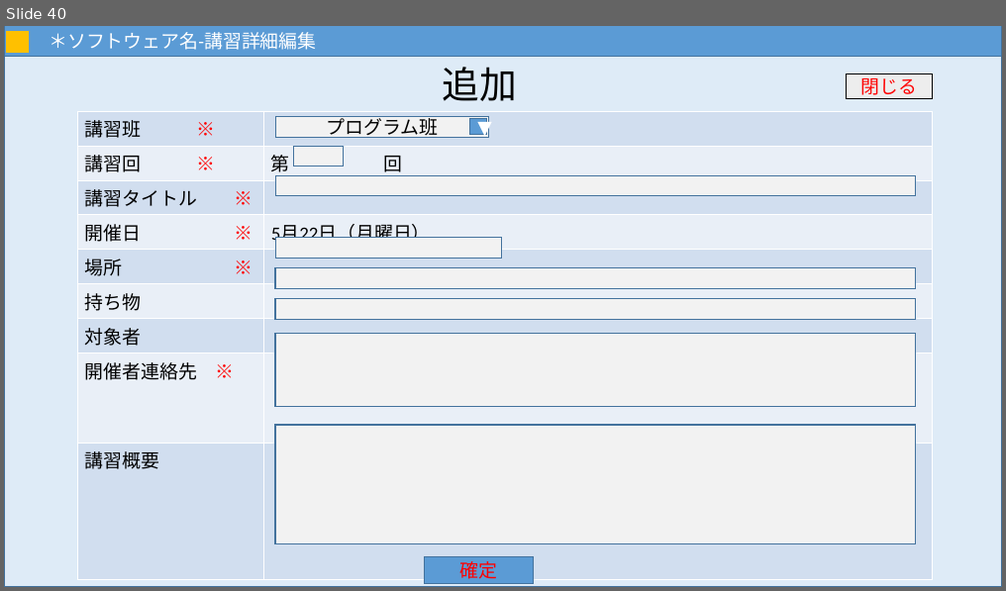
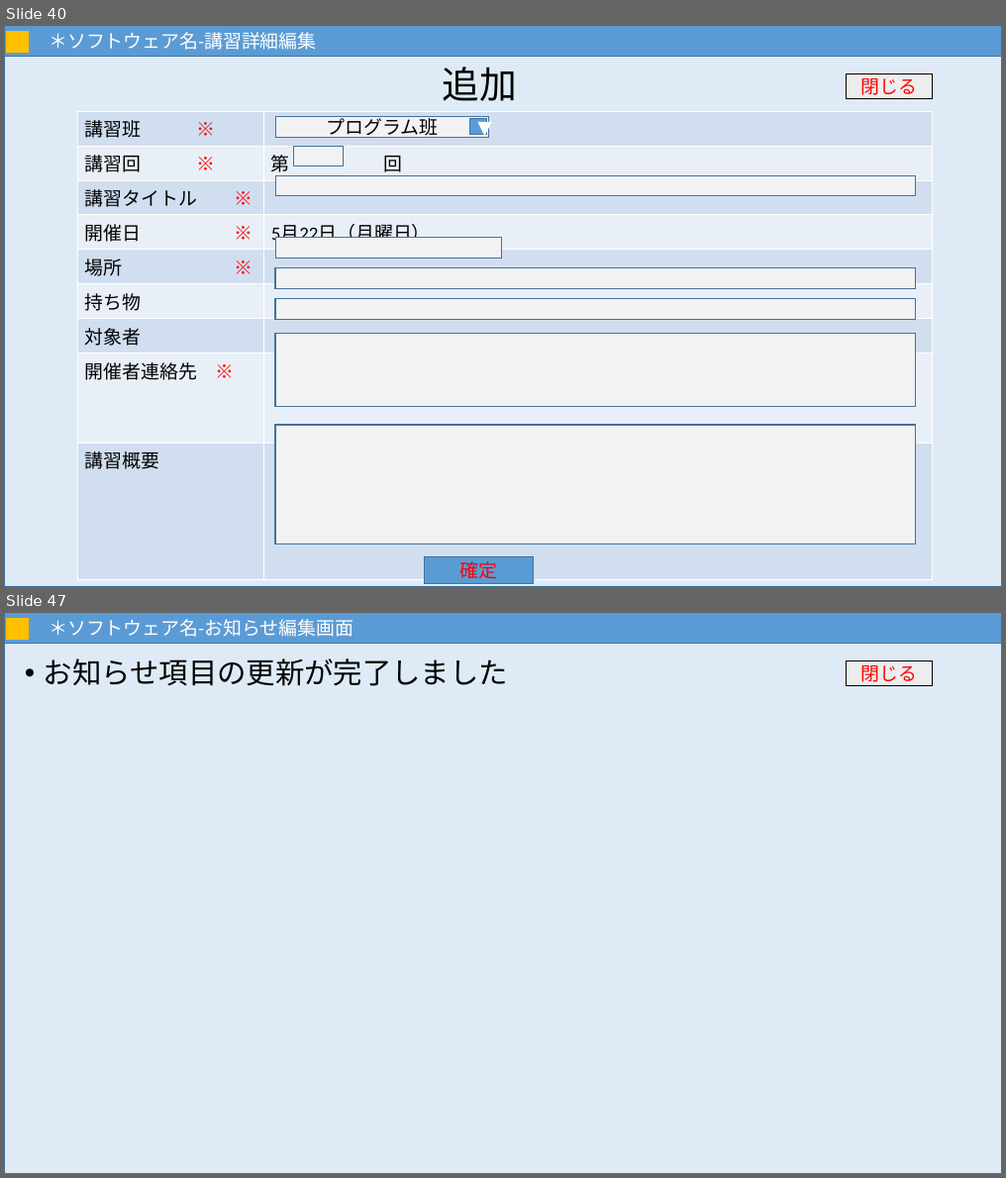
Before and after one commit to MNB-oda/MNB, a slide deck: 提出課題/外部設計書/画面設計.pptx. Shown one above the other, each under a label of ours: slide 40 before the commit, slides 40 and 47 after it; the slides between them are not shown. The pictures are 1006x591 and 1006x1178 pixels, drawn with LibreOffice and Linux fonts; fonts in the diff are those of the drawing. Boxes give left, top, right and bottom in pixels: in the first picture for what was removed or moved away, otherwise in the second. Text is boxed around its words. In the diff, an @@ line names an element or a change of style, - is before the commit and + after.

Commit message:
画面設計8割完成

```diff
--- a/提出課題/外部設計書/画面設計.pptx
+++ b/提出課題/外部設計書/画面設計.pptx
@@ slide 47 added at <box>4,613,1002,1174</box>, background #FFFFFF @@
@@ rectangle added at <box>4,613,1002,1174</box>, fill #DEEBF7, outline #43739E 1 pt @@
@@ rectangle added at <box>4,613,1002,643</box>, fill #5B9BD5, outline #43739E 1 pt, 18 pt, text #FFFFFF @@
+＊ソフトウェア名-お知らせ編集画面
@@ rectangle added at <box>6,618,28,639</box>, fill #FFC000, outline #FFC000 1 pt @@
@@ text added at <box>44,659,508,686</box>, 28 pt, text #000000 @@
+• お知らせ項目の更新が完了しました
@@ rectangle added at <box>846,662,933,685</box>, fill #EDEDED, outline #000000 1 pt, 18 pt, text #FF0000 @@
+閉じる
```
Also in this commit, not shown: 2 slides changed, 8 other slides added.
